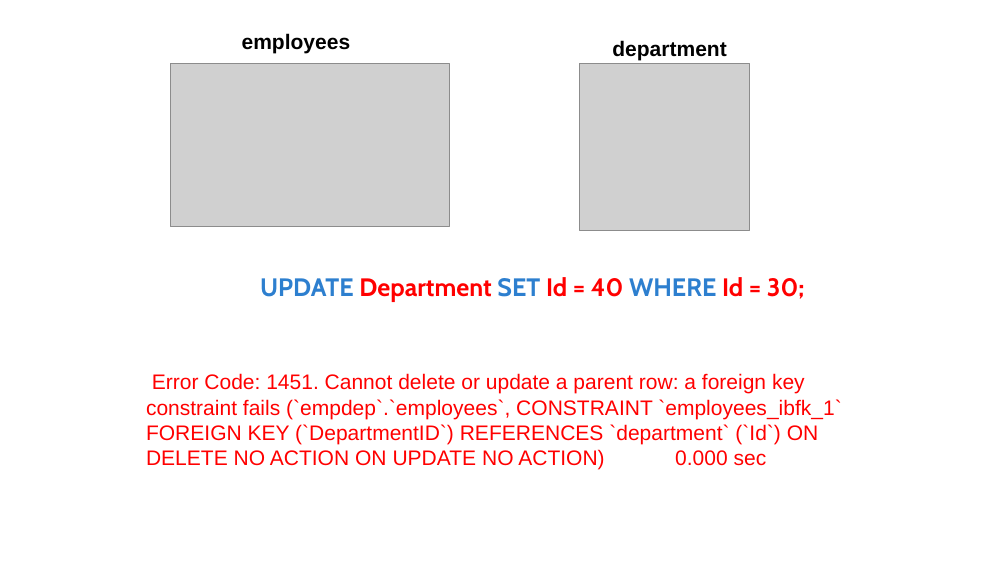
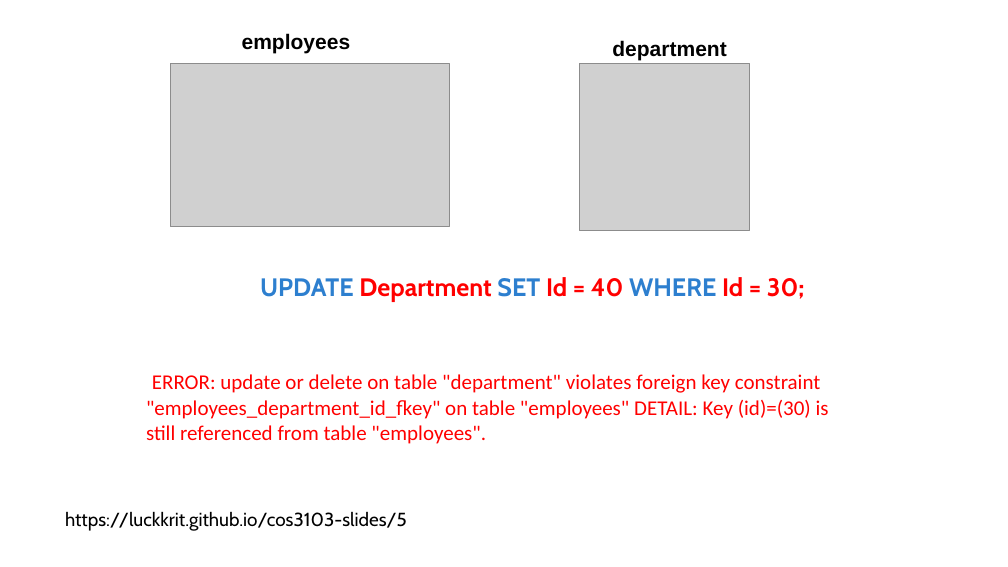
Before and after one commit to luckkrit/cos3103, a slide deck: slide 20 of public/pptx/db_constraint_codd_rule.pptx. Drawn at 1008x567 pixels with LibreOffice and Linux fonts; fonts in the diff are those of the drawing; grey boxes stand for pictures. Boxes give left, top, right and bottom in pixels: in the first picture for what was removed or moved away, otherwise in the second. Text is boxed around its words. In the diff, an @@ line names an element or a change of style, - is before the commit and + after.

Commit message:
update pptx db_constraints

```diff
--- a/public/pptx/db_constraint_codd_rule.pptx
+++ b/public/pptx/db_constraint_codd_rule.pptx
@@ text at bbox=[146, 374, 829, 444]: text changed; font Arial to Calibri @@
-Error Code: 1451. Cannot delete or update a parent row: a foreign key constraint fails (`empdep`.`employees`, CONSTRAINT `employees_ibfk_1` FOREIGN KEY (`DepartmentID`) REFERENCES `department` (`Id`) ON DELETE NO ACTION ON UPDATE NO ACTION) 0.000 sec
+ERROR: update or delete on table "department" violates foreign key constraint "employees_department_id_fkey" on table "employees" DETAIL: Key (id)=(30) is still referenced from table "employees".
@@ text added at bbox=[65, 511, 407, 531], 18 pt, text #000000 @@
+https://luckkrit.github.io/cos3103-slides/5
```
Also in this commit, not shown: 12 other slides changed, 13 slides added.
